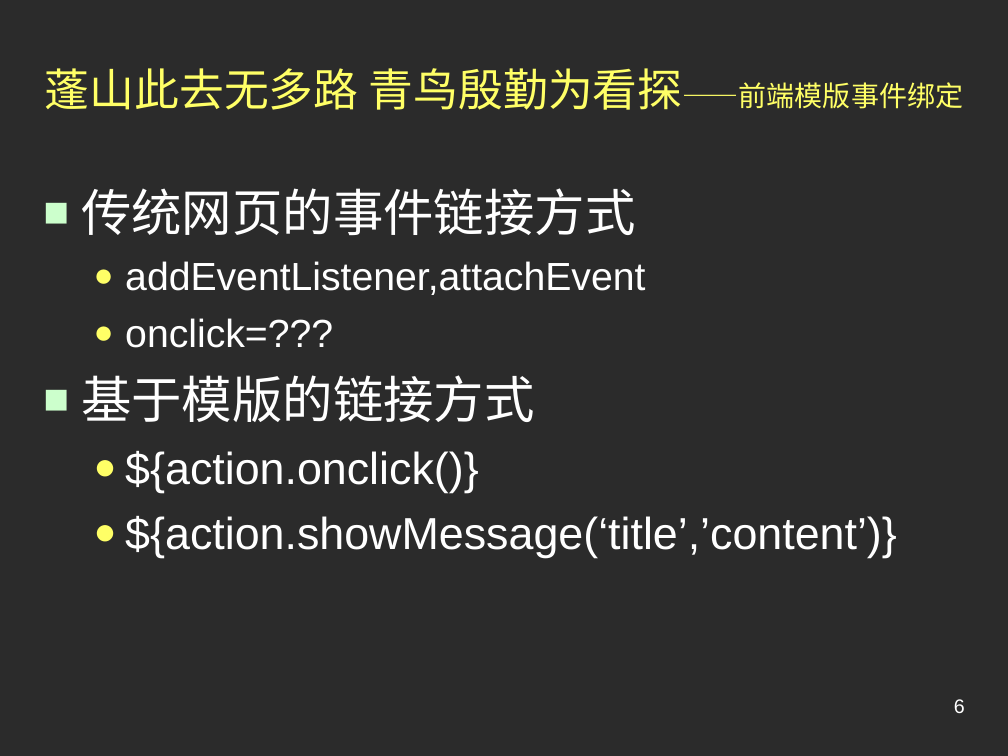
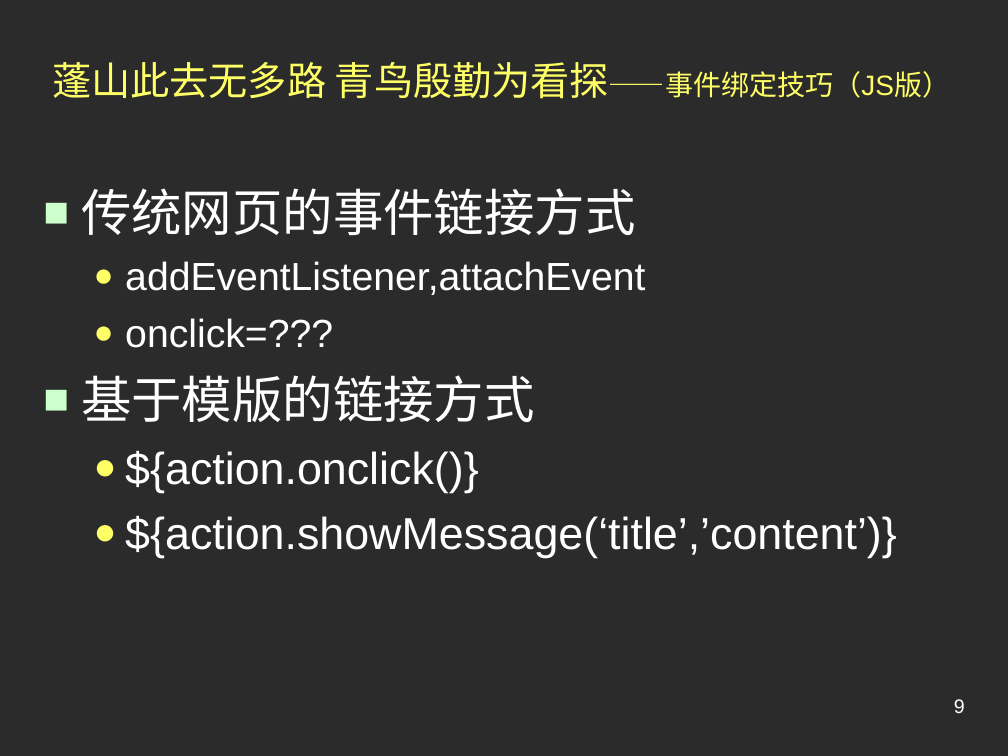
Before and after one commit to conzi/lite, a slide deck: slide 9 of Lite/web/doc/Preview.ppt (slide 6 before the commit). Drawn at 1008x756 pixels with LibreOffice and Linux fonts; fonts in the diff are those of the drawing; background and template pictures are left out; a plain dark background stands for a picture behind light text. Boxes give left, top, right and bottom in pixels: in the first picture for what was removed or moved away, otherwise in the second. Text is boxed around its words. In the diff, an @@ line names an element or a change of style, - is before the commit and + after.

```diff
--- a/Lite/web/doc/Preview.ppt
+++ b/Lite/web/doc/Preview.ppt
@@ title at (x1=52, y1=62, x2=950, y2=99): text changed; size 32 to 28 pt @@
-蓬山此去无多路 青鸟殷勤为看探——前端模版事件绑定
+蓬山此去无多路 青鸟殷勤为看探——事件绑定技巧（JS版）
@@ page number at (x1=954, y1=699, x2=965, y2=713): text changed @@
-6
+9
```
Also in this commit, not shown: 3 other slides changed, 5 slides added.
